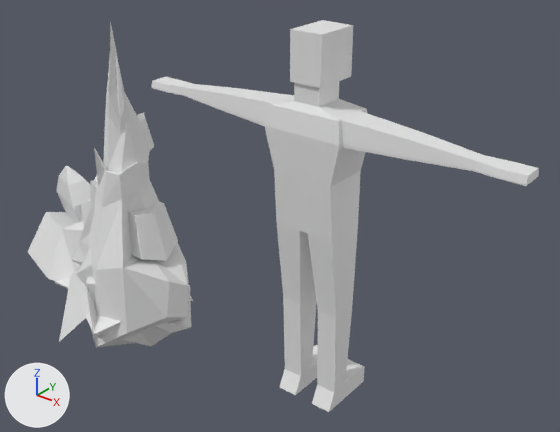
The Blender file art/models/props/Cave_Spike/Cave_Spike 3 Variants.blend, before and after one commit.
Rendered twice from a 50 mm camera at (3.38, -2.65, 2.59) aimed at (1.07, 0.24, 0.8). Every picture has the same lights, and +X, +Y and +Z are marked at lower left. The picture after the commit comes second.

Names of what the first picture shows: 'cake_spike_med', 'cave_spike_short', 'cave_spike_tall', 'reference'.
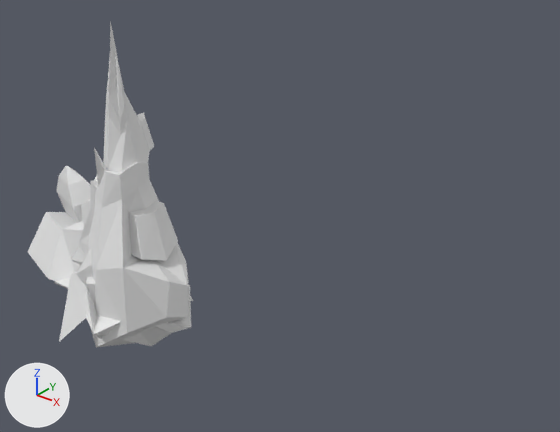
Commit message: Approved of Cave Spikes

Where the newer file only moved an object's origin or applied its transform, the numbers keep the older frame.

Patch to the scene script:
```diff
--- a/art/models/props/Cave_Spike/Cave_Spike 3 Variants.blend.py
+++ b/art/models/props/Cave_Spike/Cave_Spike 3 Variants.blend.py
@@ ob_reference @@
 ob_reference.location = (1.483, 0.0, 0.0)
+ob_reference.hide_set(True)  # its collection is switched off
```

Where the change shows, as pixel boxes (x1, y1, x2, y2) in the pictures (560 x 432 px):
'reference', hidden: before (152, 20, 539, 412)
